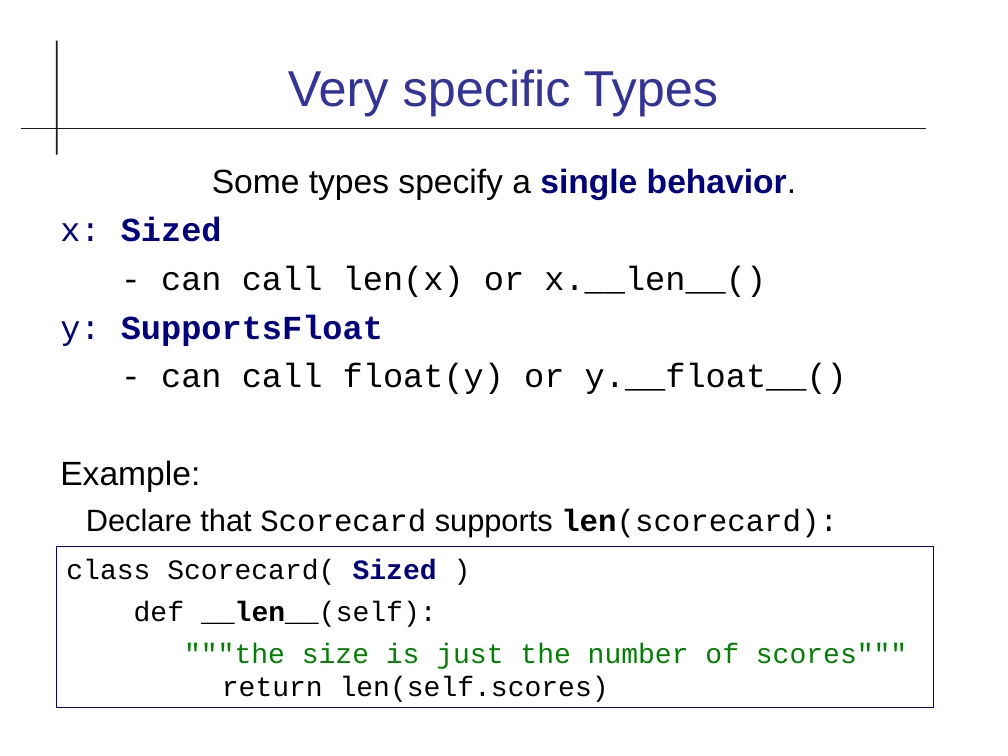
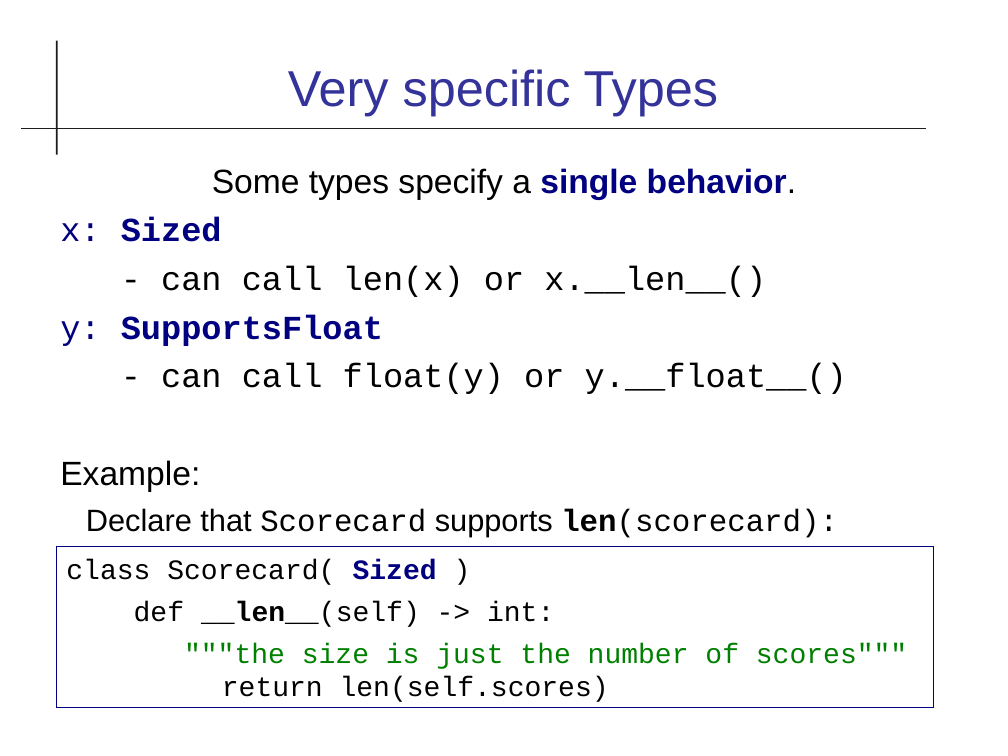
Before and after one commit to cpske/ISP, a slide deck: slide 33 of code-quality/Type-Checking.odp (slide 32 before the commit). Drawn at 1008x756 pixels with LibreOffice and Linux fonts; fonts in the diff are those of the drawing. Boxes give left, top, right and bottom in pixels: in the first picture for what was removed or moved away, otherwise in the second. Text is boxed around its words. In the diff, an @@ line names an element or a change of style, - is before the commit and + after.

```diff
--- a/code-quality/Type-Checking.odp
+++ b/code-quality/Type-Checking.odp
@@ text in rectangle at (134,601,554,627): text changed @@
-def __len__(self):
+def __len__(self) -> int:
```
Also in this commit, not shown: 7 other slides changed, 1 slide added, 2 other files.
